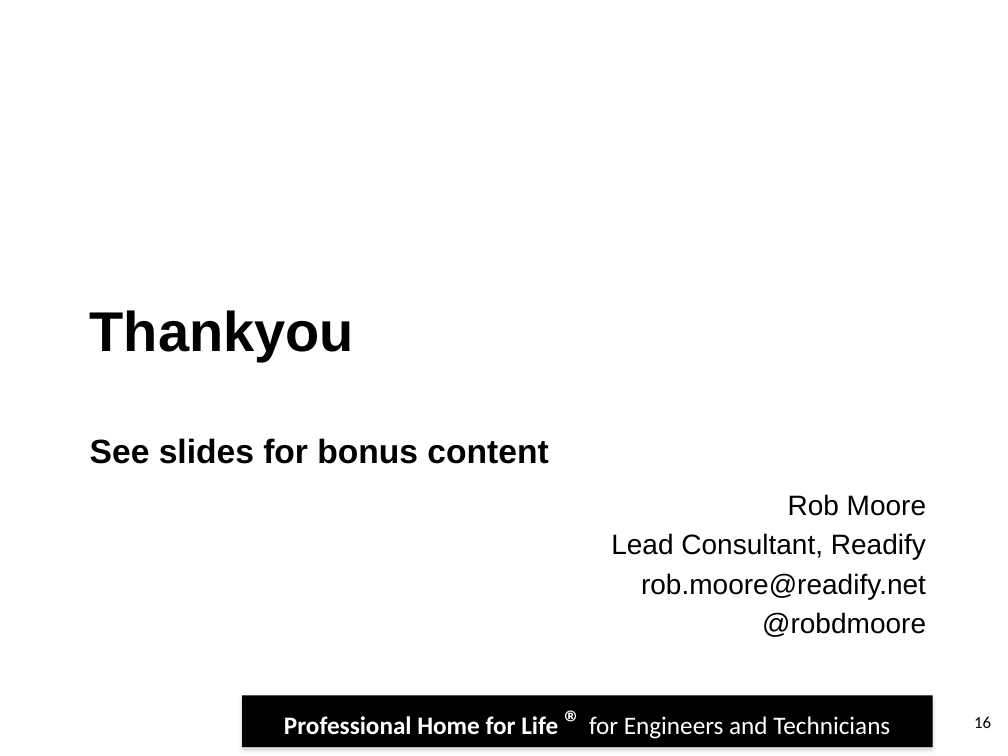
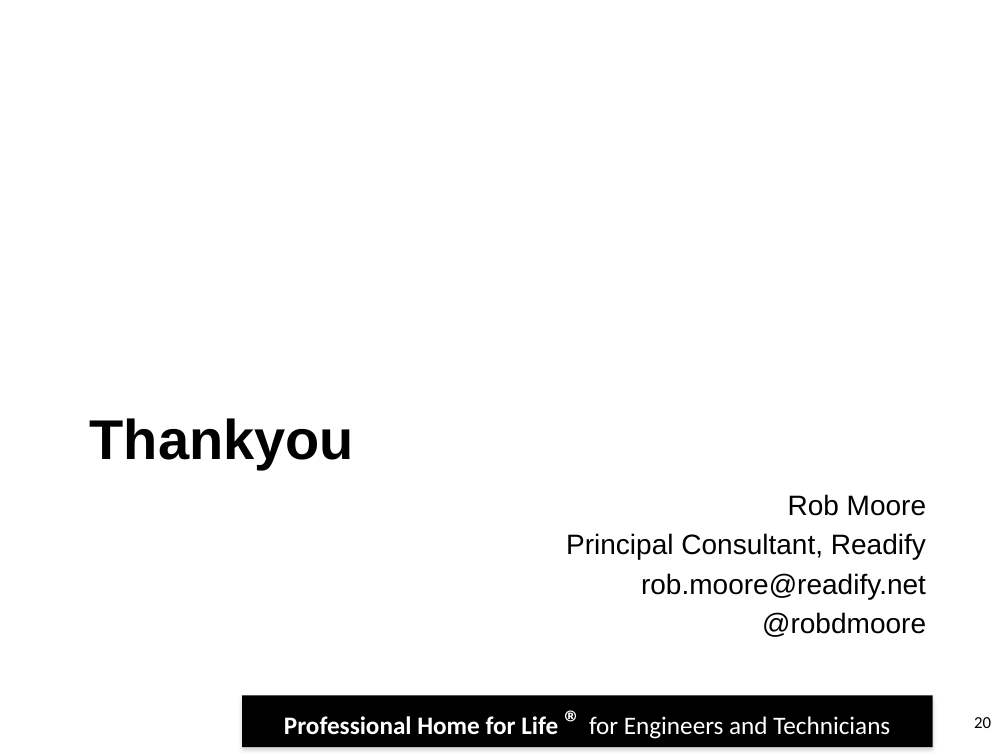
Before and after one commit to robdmoore/IETTimeManagementPresentation, a slide deck: slide 20 of TimeManagementAndProjectPlanning.pptx (slide 16 before the commit). Drawn at 1008x756 pixels with LibreOffice and Linux fonts; fonts in the diff are those of the drawing; background and template pictures are left out. Boxes give left, top, right and bottom in pixels: in the first picture for what was removed or moved away, otherwise in the second. Text is boxed around its words. In the diff, an @@ line names an element or a change of style, - is before the commit and + after.

```diff
--- a/TimeManagementAndProjectPlanning.pptx
+++ b/TimeManagementAndProjectPlanning.pptx
@@ title at bbox=[90, 418, 354, 468]: text changed; size 24 to 40 pt @@
-Thankyou
-See slides for bonus content
+Thankyou
@@ text at bbox=[566, 533, 926, 559]: text changed @@
-Lead Consultant, Readify
+Principal Consultant, Readify
@@ page number at bbox=[974, 717, 991, 728]: text changed @@
-16
+20
```
Also in this commit, not shown: 2 other slides changed, 1 other file.
